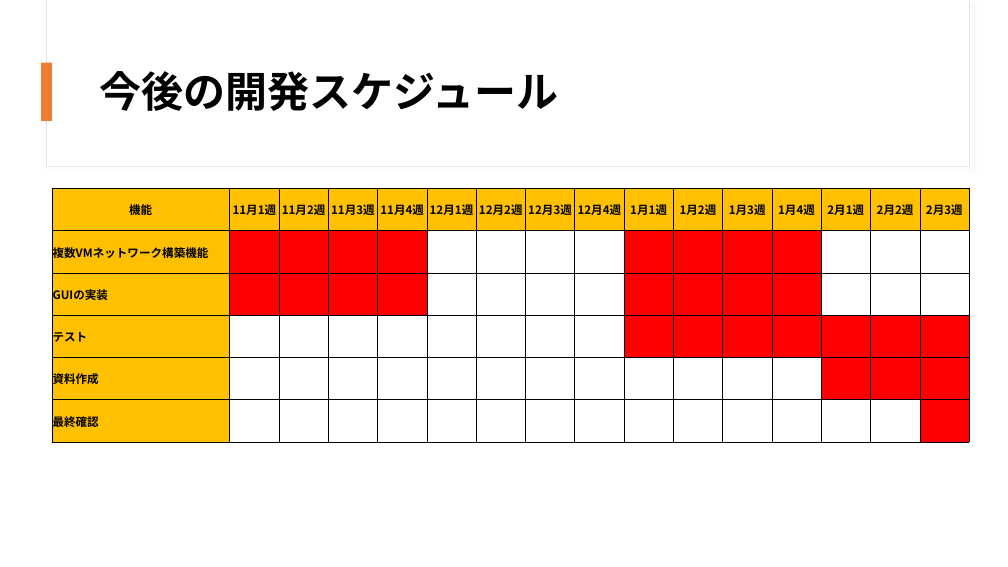
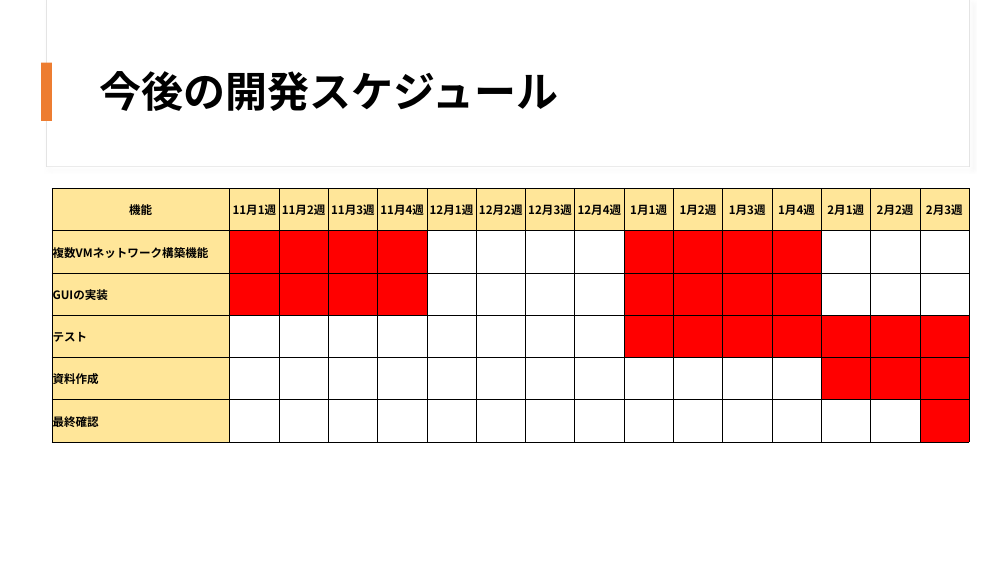
Before and after one commit to OOL2020-goodluckfanfield/Document, a slide deck: slide 9 of ool2020_middle_report_volume３_10_25 .pptx. Drawn at 1008x567 pixels with LibreOffice and Linux fonts; fonts in the diff are those of the drawing. Boxes give left, top, right and bottom in pixels: in the first picture for what was removed or moved away, otherwise in the second. Text is boxed around its words. In the diff, an @@ line names an element or a change of style, - is before the commit and + after.

Commit message:
color change

```diff
--- a/ool2020_middle_report_volume３_10_25 .pptx
+++ b/ool2020_middle_report_volume３_10_25 .pptx
@@ table at (52, 188, 967, 442) @@
@@ fill #FFC000 to #FFE699 in 21 cells @@
```
